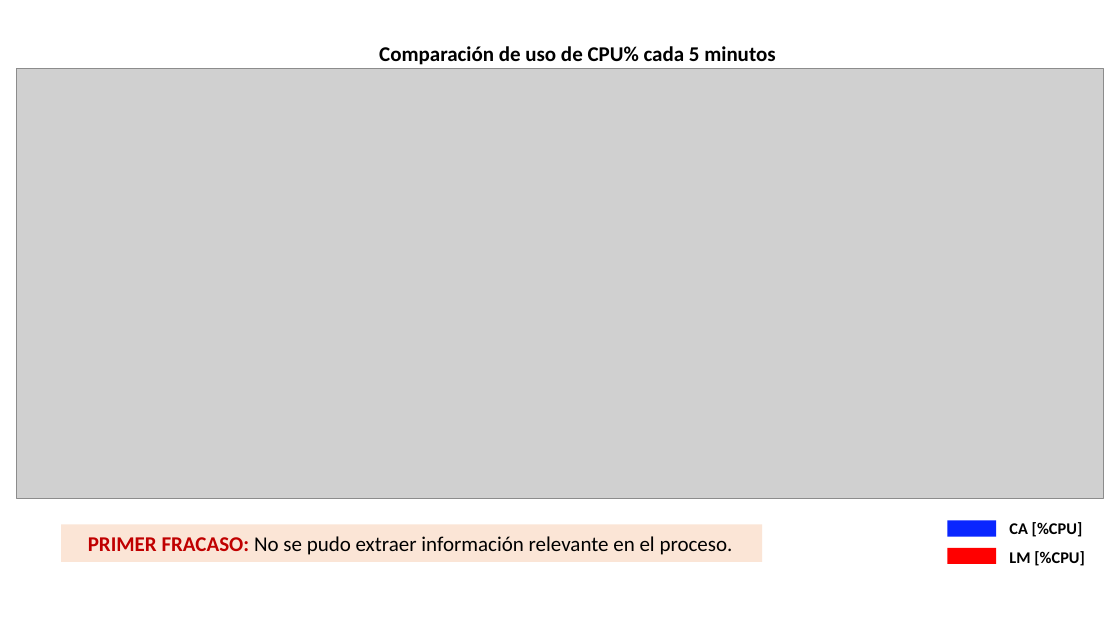
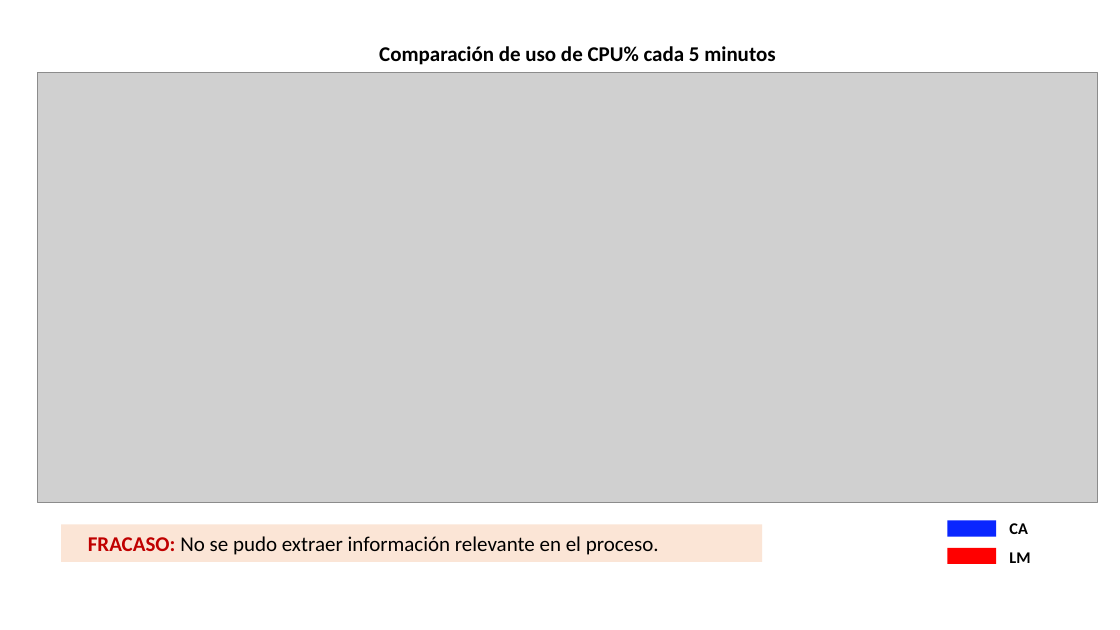
Before and after one commit to JuanLombana/MachineLearning, a slide deck: slide 4 of CloudLocation/CloudLocation-Presentacion.pptx. Drawn at 1120x630 pixels with LibreOffice and Linux fonts; fonts in the diff are those of the drawing; grey boxes stand for pictures. Boxes give left, top, right and bottom in pixels: in the first picture for what was removed or moved away, otherwise in the second. Text is boxed around its words. In the diff, an @@ line names an element or a change of style, - is before the commit and + after.

```diff
--- a/CloudLocation/CloudLocation-Presentacion.pptx
+++ b/CloudLocation/CloudLocation-Presentacion.pptx
@@ picture: place and size @@
-picture at <box>17,69,1104,498</box>
+picture at <box>37,72,1097,502</box>
@@ text at <box>88,536,659,555</box>: text changed @@
-PRIMER FRACASO: No se pudo extraer información relevante en el proceso.
+FRACASO: No se pudo extraer información relevante en el proceso.
@@ text at <box>1009,523,1028,534</box>: text changed @@
-CA [%CPU]
+CA
@@ text at <box>1009,552,1030,563</box>: text changed @@
-LM [%CPU]
+LM
```
Also in this commit, not shown: 2 other slides changed, 4 slides added, 3 slides removed, 4 other files.
